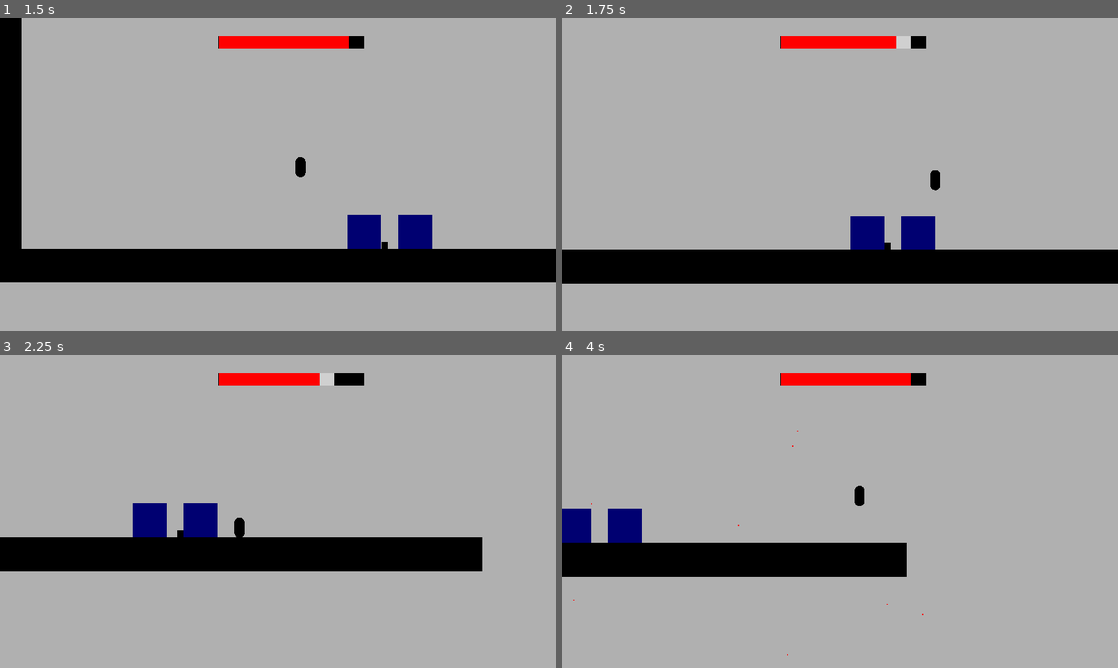
Above: before the commit, frames 1-4 (two rows, left to right).
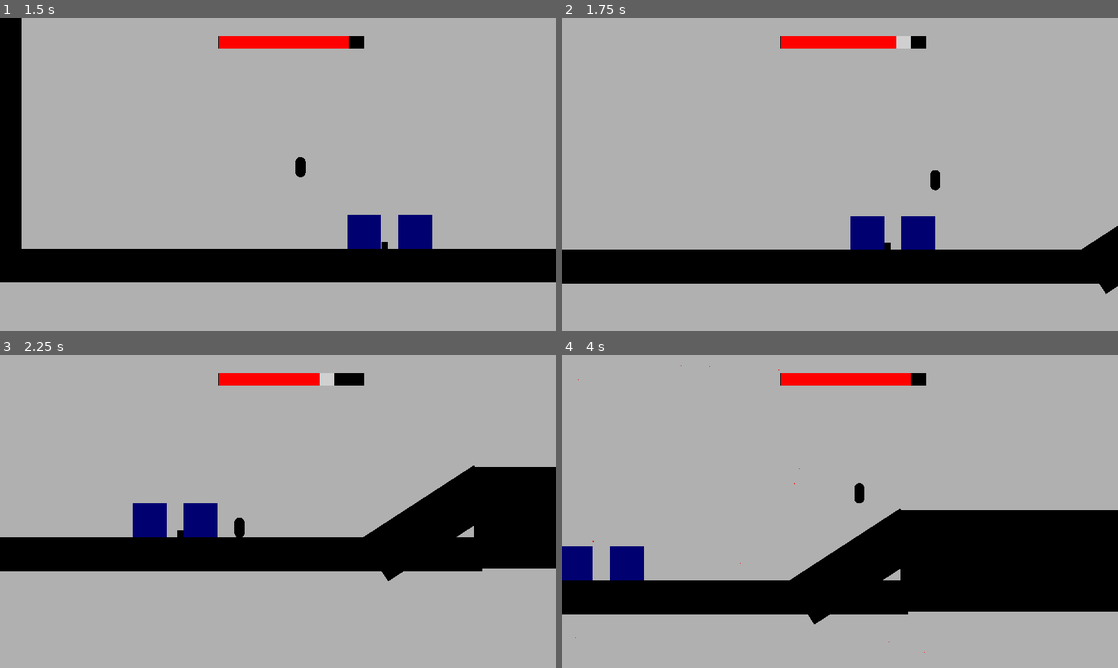
Above: after the commit, the same moments.

Repository: Rozzy1/Blobby
Game: Godot game, scene res://Levels.tscn
Two runs of this game, one before a commit and one after it. Both use one fixed random seed, a clock stepped at 60 frames per second and the inputs below.
Inputs:
- Up to frame 1 (1.5 s): tap Enter at 0.5 s; hold D (right) from 0.53 s (still down); tap Shift (Dash) at 0.6 s; tap W (up) at 0.77, 0.8, 1.07, 1.35 s
- Up to frame 2 (1.75 s): keep holding D (right); tap W (up) at 1.52 s; tap Shift (Dash) at 1.55 s
- Up to frame 3 (2.25 s): tap W (up) at 1.82 s; release D (right) at 2.03 s; hold A (left) from 2.03 s (still down); tap Shift (Dash) at 2.1 s
- Up to frame 4 (4 s): tap W (up) at 2.3, 3.02, 3.32, 3.6, 3.77 s; release A (left) at 2.78 s; hold D (right) from 2.78 s (still down); tap Shift (Dash) at 2.85 s

Frame 1 is identical in both runs. In frame 2, 0.3% of the frame differs, in the area x 93-100%, y 66-89%; in frame 3, 6.9%; in frame 4, 27%, in the area x 0-100%, y 3-96%.

Commit message:
Added coyote time

Diff:
--- a/Blobbly/Enemey.tscn
+++ b/Blobbly/Enemey.tscn
@@ -60,7 +60,7 @@
 [node name="EnemeyLOS" type="Area2D" parent="."]
 
 [node name="CollisionShape2D" type="CollisionShape2D" parent="EnemeyLOS"]
-scale = Vector2(3, 2)
+scale = Vector2(2, 2)
 shape = SubResource("RectangleShape2D_3rabq")
 
 [connection signal="area_entered" from="HurtHitBox" to="." method="_on_area_2d_area_entered"]
--- a/Blobbly/HealthBar - Copy.gd
+++ b/Blobbly/HealthBar - Copy.gd
@@ -9,7 +9,7 @@
 	health = min(max_value, new_health)
 	value = health
 	if health <= 0:
-		queue_free()
+		print("death")
 	if health > previous_health:
 		damagebar.value = health
 	else:
--- a/Blobbly/Levels.tscn
+++ b/Blobbly/Levels.tscn
@@ -1,7 +1,6 @@
-[gd_scene load_steps=15 format=3 uid="uid://cl628sehtynmm"]
+[gd_scene load_steps=14 format=3 uid="uid://cl628sehtynmm"]
 
 [ext_resource type="Script" path="res://PlayerScript.gd" id="1_xt65x"]
-[ext_resource type="Script" path="res://NavigationRegion2D.gd" id="2_bic3t"]
 [ext_resource type="PackedScene" uid="uid://btxfofmj4rehs" path="res://HealthBar - Copy.tscn" id="2_ce43v"]
 [ext_resource type="Script" path="res://EnemeySpawner.gd" id="4_2nt6a"]
 
@@ -15,9 +14,6 @@
 [sub_resource type="BoxMesh" id="BoxMesh_thm7c"]
 
 [sub_resource type="BoxMesh" id="BoxMesh_curc0"]
-
-[sub_resource type="NavigationPolygon" id="NavigationPolygon_jccss"]
-source_geometry_group_name = &"navigation_polygon_source_group"
 
 [sub_resource type="GDScript" id="GDScript_uh2jl"]
 script/source = "extends StaticBody2D
@@ -31,7 +27,6 @@
 
 # Called every frame. 'delta' is the elapsed time since the previous frame.
 func _process(delta):
-	print(canplayerdashthrough)
 	if canplayerdashthrough == true and player.is_dashing == true:
 		collision.set_deferred(\"disabled\",1)
 	else:
@@ -56,11 +51,14 @@
 
 [sub_resource type="RectangleShape2D" id="RectangleShape2D_3oneg"]
 
+[sub_resource type="RectangleShape2D" id="RectangleShape2D_mg4xg"]
+
 [node name="GameScene" type="Node2D"]
 
 [node name="Player" type="CharacterBody2D" parent="." groups=["player"]]
 position = Vector2(-923, 507)
 scale = Vector2(30, 30)
+floor_snap_length = 10.0
 script = ExtResource("1_xt65x")
 
 [node name="MeshInstance2D" type="MeshInstance2D" parent="Player"]
@@ -82,6 +80,9 @@
 [node name="HealthBar" parent="Player/CanvasLayer" instance=ExtResource("2_ce43v")]
 metadata/_edit_use_anchors_ = true
 
+[node name="Coyotetimer" type="Timer" parent="Player"]
+wait_time = 0.1
+
 [node name="StaticBody2D" type="StaticBody2D" parent="."]
 position = Vector2(51, 597)
 scale = Vector2(2000, 100)
@@ -108,16 +109,6 @@
 modulate = Color(0, 0, 0, 1)
 mesh = SubResource("BoxMesh_curc0")
 
-[node name="NavigationRegion2D" type="NavigationRegion2D" parent="."]
-position = Vector2(19, -23)
-navigation_polygon = SubResource("NavigationPolygon_jccss")
-script = ExtResource("2_bic3t")
-
-[node name="EnemeySpawner" type="Node2D" parent="."]
-position = Vector2(125, 530)
-script = ExtResource("4_2nt6a")
-enemeypositions = PackedVector2Array(125, 530)
-
 [node name="DashWall" type="StaticBody2D" parent="." node_paths=PackedStringArray("collision")]
 position = Vector2(71, 497)
 scale = Vector2(5, 5)
@@ -158,7 +149,91 @@
 scale = Vector2(5, 5)
 shape = SubResource("RectangleShape2D_3oneg")
 
+[node name="EnemeySpawner" type="Node2D" parent="."]
+position = Vector2(3358, 106)
+script = ExtResource("4_2nt6a")
+enemeypositions = PackedVector2Array(125, 530, 2790, 280, 4000, -110, 4000, 250, 3350, 100)
+
+[node name="StaticBody2D3" type="StaticBody2D" parent="."]
+position = Vector2(904, 506)
+rotation = -0.575959
+scale = Vector2(400, 150)
+
+[node name="CollisionShape2D" type="CollisionShape2D" parent="StaticBody2D3"]
+scale = Vector2(0.05, 0.05)
+shape = SubResource("RectangleShape2D_jaevv")
+
+[node name="MeshInstance2D" type="MeshInstance2D" parent="StaticBody2D3"]
+modulate = Color(0, 0, 0, 1)
+mesh = SubResource("BoxMesh_curc0")
+
+[node name="StaticBody2D4" type="StaticBody2D" parent="."]
+position = Vector2(1432, 489)
+scale = Vector2(800, 300)
+
+[node name="CollisionShape2D" type="CollisionShape2D" parent="StaticBody2D4"]
+scale = Vector2(0.05, 0.05)
+shape = SubResource("RectangleShape2D_jaevv")
+
+[node name="MeshInstance2D" type="MeshInstance2D" parent="StaticBody2D4"]
+modulate = Color(0, 0, 0, 1)
+mesh = SubResource("BoxMesh_curc0")
+
+[node name="StaticBody2D5" type="StaticBody2D" parent="."]
+position = Vector2(3284, 489)
+scale = Vector2(2000, 300)
+
+[node name="CollisionShape2D" type="CollisionShape2D" parent="StaticBody2D5"]
+scale = Vector2(0.05, 0.05)
+shape = SubResource("RectangleShape2D_jaevv")
+
+[node name="MeshInstance2D" type="MeshInstance2D" parent="StaticBody2D5"]
+modulate = Color(0, 0, 0, 1)
+mesh = SubResource("BoxMesh_curc0")
+
+[node name="KillBrick" type="Area2D" parent="."]
+position = Vector2(2060, 1022)
+scale = Vector2(50, 10)
+
+[node name="CollisionShape2D" type="CollisionShape2D" parent="KillBrick"]
+shape = SubResource("RectangleShape2D_mg4xg")
+
+[node name="StaticBody2D6" type="StaticBody2D" parent="."]
+position = Vector2(3349, 262)
+rotation = 1.5708
+scale = Vector2(200, 200)
+
+[node name="CollisionShape2D" type="CollisionShape2D" parent="StaticBody2D6"]
+scale = Vector2(0.05, 0.05)
+shape = SubResource("RectangleShape2D_jaevv")
+
+[node name="MeshInstance2D" type="MeshInstance2D" parent="StaticBody2D6"]
+modulate = Color(0, 0, 0, 1)
+mesh = SubResource("BoxMesh_curc0")
+
+[node name="StaticBody2D7" type="StaticBody2D" parent="."]
+position = Vector2(4045, 43)
+scale = Vector2(500, 100)
+
+[node name="CollisionShape2D" type="CollisionShape2D" parent="StaticBody2D7"]
+scale = Vector2(0.05, 0.05)
+shape = SubResource("RectangleShape2D_jaevv")
+
+[node name="MeshInstance2D" type="MeshInstance2D" parent="StaticBody2D7"]
+modulate = Color(0, 0, 0, 1)
+mesh = SubResource("BoxMesh_curc0")
+
+[node name="KillBrick2" type="Area2D" parent="."]
+position = Vector2(4770, 744)
+scale = Vector2(50, 10)
+
+[node name="CollisionShape2D" type="CollisionShape2D" parent="KillBrick2"]
+shape = SubResource("RectangleShape2D_mg4xg")
+
+[connection signal="timeout" from="Player/Coyotetimer" to="Player" method="_on_coyotetimer_timeout"]
 [connection signal="body_entered" from="DashWall/Area2D" to="DashWall" method="_on_area_2d_body_entered"]
 [connection signal="body_exited" from="DashWall/Area2D" to="DashWall" method="_on_area_2d_body_exited"]
 [connection signal="body_entered" from="DashWall2/Area2D" to="DashWall2" method="_on_area_2d_body_entered"]
 [connection signal="body_exited" from="DashWall2/Area2D" to="DashWall2" method="_on_area_2d_body_exited"]
+[connection signal="body_entered" from="KillBrick" to="Player" method="_on_area_2d_body_entered"]
+[connection signal="body_entered" from="KillBrick2" to="Player" method="_on_area_2d_body_entered"]
--- a/Blobbly/PlayerScript.gd
+++ b/Blobbly/PlayerScript.gd
@@ -9,17 +9,25 @@
 var is_dashing : bool = false
 var Health : int = 10
 var MaxHealth : int = Health
+var cancoyote : bool
+var lastfloor : bool
+var jumping : bool
+
+func _physics_process(delta):
+	if not is_on_floor():
+		velocity.y += gravity * delta
+	else:
+		jumping = false
+
+	if lastfloor == false and not jumping and not is_on_floor():
+		cancoyote = true
+		$Coyotetimer.start()
 
 
-
-func _physics_process(delta):
-	# Add the gravity.
-	if not is_on_floor():
-		velocity.y += gravity * delta
-
 	# Handle jump.
-	if Input.is_action_just_pressed("up") and is_on_floor():
+	if Input.is_action_just_pressed("up") and (is_on_floor() or cancoyote):
 		velocity.y = JUMP_VELOCITY
+		jumping = true
 	if Input.is_action_pressed("down") and not is_on_floor():
 		gravity = groundpoundgravity
 	else:
@@ -31,7 +39,7 @@
 		velocity.x = direction * SPEED
 	else:
 		if is_dashing == false:
-			velocity.x = move_toward(velocity.x, 0, SPEED)
+			velocity.x = move_toward(velocity.x,0, SPEED)
 	if Input.is_action_just_pressed("Dash"):
 		subtract_health(1)
 		for i in 10:
@@ -41,6 +49,8 @@
 		await get_tree().create_timer(0.05).timeout
 		is_dashing = false
 	move_and_slide()
+	lastfloor = is_on_floor()
+	print(lastfloor)
 
 func subtract_health(damage_amt):#
 	print("ow")
@@ -49,4 +59,20 @@
 		Health = MaxHealth
 	healthbar.health = Health
 	if Health < 1:
-		print("dead")
+		respawn()
+
+func _on_coyotetimer_timeout():
+	cancoyote = false
+
+func respawn():
+	position = Vector2(-400,0)
+	Health = MaxHealth
+	healthbar.health = Health
+	velocity = Vector2(0,0)
+
+
+
+
+func _on_area_2d_body_entered(body):
+	if body == get_tree().get_first_node_in_group("player"):
+		respawn()
